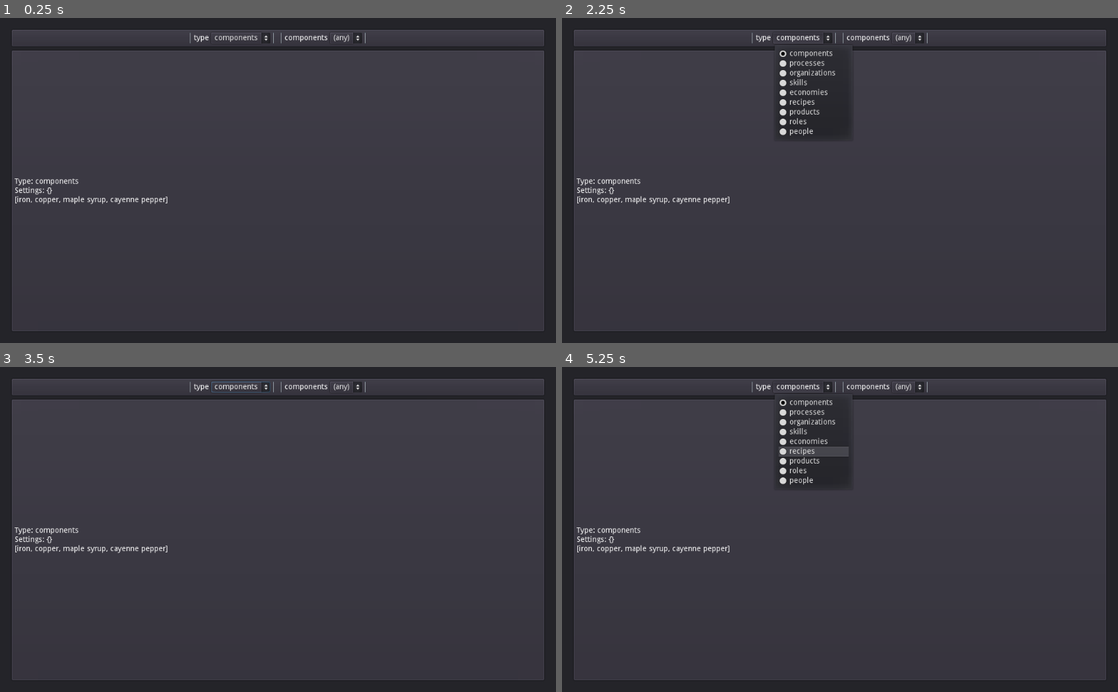
Above: before the commit, frames 1-4 (two rows, left to right).
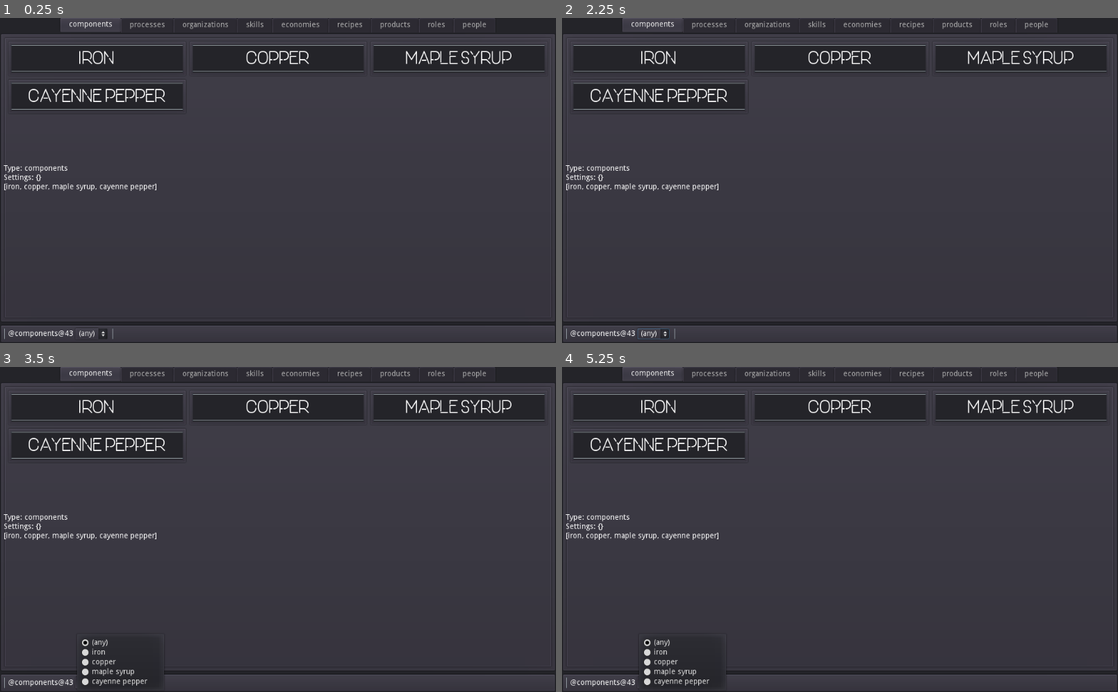
Above: after the commit, the same moments.

Repository: cullumi/pcg-experiment
Game: Godot game, scene res://Main.tscn
The game is run twice, just before and just after one commit, with the same random seed, the same clock (stepped at 60 frames per second) and the same inputs.
Inputs (mouse positions are in pixels of both pictures, inside the frame that each line leads up to):
- Up to frame 1 (0.25 s): no input
- Up to frame 2 (2.25 s): click "(any)" at 0.5 s; click (801, 37) at 1.25 s, where only the run before the commit has a clickable "components"; click (801, 37) at 2 s, where only the run before the commit has a clickable "components"
- Up to frame 3 (3.5 s): click "(any)" at 2.75 s
- Up to frame 4 (5.25 s): click (801, 386) at 3.5 s, where only the run before the commit has a clickable "components"; click "(any)" at 4.25 s; tap Enter at 5 s; hold R (reinitialize) from 5.03 s (still down)

The runs differ from the first frame. In frame 1, 15% of the frame differs, in the area x 0-100%, y 0-100%; in frame 2, 16%; in frame 3, 15%; in frame 4, 16%.

Commit message:
Implemented DBNodeDisplay, Reorganized Options, and Added DBNode Type Tabs
+ Added DBNodeDisplay and DBContentsDisplay for use in displaying pinged database nodes with their names and contents on the DBDisplay.
+ Added Dropdown scene and class to simplify the code in DBOptions as well as make it easier to customize the ui.
+ Made the type dropdown optional (toggled via a checkbox in the inspector).
+ Implemented tabs at the top of the screen for selecting types (it makes far more intuitive sense when using the ui).
+ Fixed Economy.gd error where it was using a signal called "ping_orgs" when it should have been using "ping_organizations".  (ping signals must be in alignment with the database keys because of how it auto-generates structure dependencies using them).
+ Added ONEDAY font

Diff:
--- /dev/null
+++ b/Experiment/Assets/Fonts/ItemName.tres
@@ -0,0 +1,7 @@
+[gd_resource type="DynamicFont" load_steps=2 format=2]
+
+[ext_resource path="res://Assets/Fonts/ONEDAY.ttf" type="DynamicFontData" id=1]
+
+[resource]
+size = 32
+font_data = ExtResource( 1 )
--- a/Experiment/Database/DBNodes/Economy.gd
+++ b/Experiment/Database/DBNodes/Economy.gd
@@ -3,12 +3,12 @@
 class_name Economy
 
 # warning-ignore:unused_signal
-signal ping_orgs
+signal ping_organizations
 
 var orgs : Array
 
 func get_org(org_id):
-	return ping("ping_orgs", {"type":"org_id","value":org_id}, orgs)[0]
+	return ping("ping_organizations", {"type":"org_id","value":org_id}, orgs)[0]
 
 func get_orgs(ind_id):
-	return ping("ping_orgs", {"type":"ind_id","value":ind_id}, orgs)
+	return ping("ping_organizations", {"type":"ind_id","value":ind_id}, orgs)
--- a/Experiment/Database/Generator.gd
+++ b/Experiment/Database/Generator.gd
@@ -100,7 +100,7 @@
 	parent.add_child(economy)
 	economies.append(economy)
 	for org in organizations:
-		economy.connect("ping_orgs", org, "pinged")
+		economy.connect("ping_organizations", org, "pinged")
 
 # Bulk Generators
 
--- /dev/null
+++ b/Experiment/Database/Menu/DBContentDisplay.gd
@@ -0,0 +1,14 @@
+extends HBoxContainer
+
+onready var name_label = $NameLabel
+onready var value_label = $ValueLabel
+
+var value:String
+
+func initialize(c_name:String, c_value:String):
+	name = c_name
+	value = c_value
+
+func _ready():
+	name_label.text = name
+	value_label.text = value
--- /dev/null
+++ b/Experiment/Database/Menu/DBContentDisplay.tscn
@@ -0,0 +1,33 @@
+[gd_scene load_steps=2 format=2]
+
+[ext_resource path="res://Database/Menu/DBContentDisplay.gd" type="Script" id=1]
+
+[node name="Content" type="HBoxContainer"]
+margin_top = 52.0
+margin_right = 956.0
+margin_bottom = 66.0
+script = ExtResource( 1 )
+__meta__ = {
+"_edit_use_anchors_": false
+}
+
+[node name="NameLabel" type="Label" parent="."]
+margin_right = 188.0
+margin_bottom = 14.0
+size_flags_horizontal = 3
+size_flags_stretch_ratio = 0.25
+align = 1
+valign = 1
+
+[node name="VSeparator" type="VSeparator" parent="."]
+margin_left = 192.0
+margin_right = 196.0
+margin_bottom = 14.0
+
+[node name="ValueLabel" type="Label" parent="."]
+margin_left = 200.0
+margin_right = 956.0
+margin_bottom = 14.0
+size_flags_horizontal = 3
+align = 1
+valign = 1
--- /dev/null
+++ b/Experiment/Database/Menu/DBDisplay.tscn
@@ -0,0 +1,56 @@
+[gd_scene load_steps=3 format=2]
+
+[ext_resource path="res://Database/Menu/DBNodeDisplay.tscn" type="PackedScene" id=2]
+[ext_resource path="res://Database/Menu/DisplayPanel.gd" type="Script" id=3]
+
+[node name="display_panel" type="PanelContainer"]
+margin_top = 18.0
+margin_right = 984.0
+margin_bottom = 560.0
+size_flags_horizontal = 3
+size_flags_vertical = 3
+script = ExtResource( 3 )
+__meta__ = {
+"_edit_use_anchors_": false
+}
+nd_scene = ExtResource( 2 )
+
+[node name="item_panel" type="PanelContainer" parent="."]
+margin_left = 7.0
+margin_top = 7.0
+margin_right = 977.0
+margin_bottom = 535.0
+__meta__ = {
+"_edit_use_anchors_": false
+}
+
+[node name="ScrollContainer" type="ScrollContainer" parent="item_panel"]
+margin_left = 7.0
+margin_top = 7.0
+margin_right = 963.0
+margin_bottom = 521.0
+size_flags_horizontal = 3
+follow_focus = true
+scroll_horizontal_enabled = false
+
+[node name="GridContainer" type="GridContainer" parent="item_panel/ScrollContainer"]
+margin_right = 956.0
+size_flags_horizontal = 3
+size_flags_vertical = 2
+columns = 3
+
+[node name="DBNodeDisplay" parent="item_panel/ScrollContainer/GridContainer" instance=ExtResource( 2 )]
+visible = false
+margin_left = 0.0
+margin_top = 0.0
+margin_right = 318.0
+margin_bottom = 66.0
+size_flags_horizontal = 3
+size_flags_vertical = 3
+
+[node name="Label" type="Label" parent="."]
+margin_left = 7.0
+margin_top = 264.0
+margin_right = 977.0
+margin_bottom = 278.0
+text = "Test"
--- /dev/null
+++ b/Experiment/Database/Menu/DBNodeDisplay.gd
@@ -0,0 +1,34 @@
+extends Control
+
+export (PackedScene) var content_scene
+
+onready var container = $VBoxContainer
+onready var name_label = $VBoxContainer/NameLabel
+
+var separators:Array
+var contents:Array
+
+var node_name
+
+func initialize(n_name:String):
+	name = n_name
+	node_name = n_name
+	name_label.text = node_name
+
+#func _ready():
+#	name_label.text = node_name
+
+func add_contents(c_names:Array, c_arrs:Array):
+	for i in range(0, c_names.size()):
+		add_content(c_names[i], c_arrs[i])
+
+func add_content(c_name:String, c_arr:Array):
+	if contents.size() != 0:
+		var separator:HSeparator = HSeparator.new()
+		container.add_child(separator)
+		separators.append(separator)
+	var c_value = Strings.conc_array("", c_arr)
+	var content = content_scene.instance()
+	content.initialize(c_name, c_value)
+	container.add_child(content)
+	contents.append(content)
--- /dev/null
+++ b/Experiment/Database/Menu/DBNodeDisplay.tscn
@@ -0,0 +1,67 @@
+[gd_scene load_steps=4 format=2]
+
+[ext_resource path="res://Assets/Fonts/ItemName.tres" type="DynamicFont" id=1]
+[ext_resource path="res://Database/Menu/DBContentDisplay.tscn" type="PackedScene" id=2]
+[ext_resource path="res://Database/Menu/DBNodeDisplay.gd" type="Script" id=3]
+
+[node name="DBNodeDisplay" type="PanelContainer"]
+margin_left = 7.0
+margin_top = 7.0
+margin_right = 963.0
+margin_bottom = 521.0
+size_flags_horizontal = 11
+size_flags_vertical = 2
+script = ExtResource( 3 )
+__meta__ = {
+"_edit_use_anchors_": false
+}
+content_scene = ExtResource( 2 )
+
+[node name="Panel" type="Panel" parent="."]
+margin_left = 7.0
+margin_top = 7.0
+margin_right = 949.0
+margin_bottom = 507.0
+
+[node name="VBoxContainer" type="VBoxContainer" parent="."]
+margin_left = 7.0
+margin_top = 7.0
+margin_right = 949.0
+margin_bottom = 507.0
+size_flags_vertical = 3
+
+[node name="HSeparator3" type="HSeparator" parent="VBoxContainer"]
+margin_right = 942.0
+margin_bottom = 4.0
+
+[node name="Control" type="Control" parent="VBoxContainer"]
+margin_top = 8.0
+margin_right = 942.0
+margin_bottom = 8.0
+__meta__ = {
+"_edit_use_anchors_": false
+}
+
+[node name="NameLabel" type="Label" parent="VBoxContainer"]
+margin_top = 12.0
+margin_right = 942.0
+margin_bottom = 44.0
+custom_fonts/font = ExtResource( 1 )
+text = "Hello"
+align = 1
+valign = 1
+
+[node name="HSeparator2" type="HSeparator" parent="VBoxContainer"]
+margin_top = 48.0
+margin_right = 942.0
+margin_bottom = 52.0
+
+[node name="DBNodeContent" parent="VBoxContainer" instance=ExtResource( 2 )]
+visible = false
+margin_right = 942.0
+
+[node name="HSeparator" type="HSeparator" parent="VBoxContainer"]
+visible = false
+margin_top = 52.0
+margin_right = 942.0
+margin_bottom = 56.0
--- /dev/null
+++ b/Experiment/Database/Menu/DBOptions.tscn
@@ -0,0 +1,63 @@
+[gd_scene load_steps=3 format=2]
+
+[ext_resource path="res://Database/Menu/OptionsPanel.gd" type="Script" id=1]
+[ext_resource path="res://Utilities/Dropdown.tscn" type="PackedScene" id=2]
+
+[node name="option_panel" type="PanelContainer"]
+margin_right = 984.0
+margin_bottom = 14.0
+size_flags_horizontal = 3
+script = ExtResource( 1 )
+__meta__ = {
+"_edit_use_anchors_": false
+}
+dropdown_scene = ExtResource( 2 )
+
+[node name="GridContainer" type="GridContainer" parent="."]
+margin_left = 7.0
+margin_top = 7.0
+margin_right = 977.0
+margin_bottom = 7.0
+columns = 5
+
+[node name="HBoxContainer" type="HBoxContainer" parent="GridContainer"]
+visible = false
+margin_left = 429.0
+margin_right = 541.0
+margin_bottom = 24.0
+
+[node name="VSeparator" type="VSeparator" parent="GridContainer/HBoxContainer"]
+margin_right = 4.0
+margin_bottom = 24.0
+
+[node name="TypeLabel" type="Label" parent="GridContainer/HBoxContainer"]
+margin_left = 8.0
+margin_top = 5.0
+margin_right = 42.0
+margin_bottom = 19.0
+text = "Type:"
+__meta__ = {
+"_edit_use_anchors_": false
+}
+
+[node name="TypeEdit" type="LineEdit" parent="GridContainer/HBoxContainer"]
+margin_left = 46.0
+margin_right = 104.0
+margin_bottom = 24.0
+expand_to_text_length = true
+
+[node name="Spacer" type="Control" parent="GridContainer/HBoxContainer"]
+margin_left = 46.0
+margin_right = 86.0
+margin_bottom = 40.0
+size_flags_horizontal = 3
+
+[node name="VSeparator3" type="VSeparator" parent="GridContainer/HBoxContainer"]
+margin_left = 108.0
+margin_right = 112.0
+margin_bottom = 24.0
+
+[node name="Dropdown" parent="GridContainer" instance=ExtResource( 2 )]
+visible = false
+
+[connection signal="text_entered" from="GridContainer/HBoxContainer/TypeEdit" to="." method="set_type"]
--- a/Experiment/Database/Menu/DatabaseMenu.gd
+++ b/Experiment/Database/Menu/DatabaseMenu.gd
@@ -1,10 +1,16 @@
-extends Control
+extends ViewportContainer
 
+onready var tabs:TabsPanel = $VBoxContainer/Tabs
 onready var options:OptionsPanel = $VBoxContainer/option_panel
 onready var display:DisplayPanel = $VBoxContainer/display_panel
 
 func _ready():
-	options.initialize()
+	tabs.initialize(options)
+	options.initialize(display)
+
+#func _process(delta):
+#	var window_size = OS.window_size
+#	ratio = window_size.x / window_size.y
 
 func update_menu():
 	display.update_display()
--- a/Experiment/Database/Menu/DatabaseMenu.tscn
+++ b/Experiment/Database/Menu/DatabaseMenu.tscn
@@ -1,14 +1,16 @@
-[gd_scene load_steps=4 format=2]
+[gd_scene load_steps=5 format=2]
 
-[ext_resource path="res://Database/Menu/OptionsPanel.gd" type="Script" id=1]
-[ext_resource path="res://Database/Menu/DisplayPanel.gd" type="Script" id=2]
+[ext_resource path="res://Database/Menu/DBDisplay.tscn" type="PackedScene" id=1]
+[ext_resource path="res://Database/Menu/DBOptions.tscn" type="PackedScene" id=2]
 [ext_resource path="res://Database/Menu/DatabaseMenu.gd" type="Script" id=3]
+[ext_resource path="res://Database/Menu/TypeTabs.gd" type="Script" id=4]
 
-[node name="Menu" type="Control"]
+[node name="Menu" type="ViewportContainer"]
 anchor_right = 1.0
 anchor_bottom = 1.0
 size_flags_horizontal = 3
 size_flags_vertical = 3
+stretch = true
 script = ExtResource( 3 )
 __meta__ = {
 "_edit_use_anchors_": false
@@ -19,76 +21,29 @@
 anchor_bottom = 1.0
 size_flags_horizontal = 3
 size_flags_vertical = 3
+__meta__ = {
+"_edit_use_anchors_": false
+}
 
 [node name="VBoxContainer" type="VBoxContainer" parent="."]
 anchor_right = 1.0
 anchor_bottom = 1.0
-margin_left = 20.0
-margin_top = 20.0
-margin_right = -20.0
-margin_bottom = -20.0
+size_flags_horizontal = 3
 __meta__ = {
 "_edit_use_anchors_": false
 }
 
-[node name="option_panel" type="PanelContainer" parent="VBoxContainer"]
-margin_right = 984.0
-margin_bottom = 14.0
-size_flags_horizontal = 3
-script = ExtResource( 1 )
+[node name="Tabs" type="Tabs" parent="VBoxContainer"]
+margin_right = 1024.0
+margin_bottom = 24.0
+script = ExtResource( 4 )
 
-[node name="HBoxContainer" type="HBoxContainer" parent="VBoxContainer/option_panel"]
-margin_left = 7.0
-margin_top = 7.0
-margin_right = 977.0
-margin_bottom = 7.0
-custom_constants/separation = 10
-alignment = 1
+[node name="display_panel" parent="VBoxContainer" instance=ExtResource( 1 )]
+margin_top = 28.0
+margin_right = 1024.0
+margin_bottom = 582.0
 
-[node name="HBoxContainer" type="HBoxContainer" parent="VBoxContainer/option_panel/HBoxContainer"]
-visible = false
-margin_left = 429.0
-margin_right = 541.0
-margin_bottom = 24.0
-
-[node name="VSeparator" type="VSeparator" parent="VBoxContainer/option_panel/HBoxContainer/HBoxContainer"]
-margin_right = 4.0
-margin_bottom = 24.0
-
-[node name="TypeLabel" type="Label" parent="VBoxContainer/option_panel/HBoxContainer/HBoxContainer"]
-margin_left = 8.0
-margin_top = 5.0
-margin_right = 42.0
-margin_bottom = 19.0
-text = "Type:"
-__meta__ = {
-"_edit_use_anchors_": false
-}
-
-[node name="TypeEdit" type="LineEdit" parent="VBoxContainer/option_panel/HBoxContainer/HBoxContainer"]
-margin_left = 46.0
-margin_right = 104.0
-margin_bottom = 24.0
-expand_to_text_length = true
-
-[node name="VSeparator3" type="VSeparator" parent="VBoxContainer/option_panel/HBoxContainer/HBoxContainer"]
-margin_left = 108.0
-margin_right = 112.0
-margin_bottom = 24.0
-
-[node name="display_panel" type="PanelContainer" parent="VBoxContainer"]
-margin_top = 18.0
-margin_right = 984.0
-margin_bottom = 560.0
-size_flags_horizontal = 3
-size_flags_vertical = 3
-script = ExtResource( 2 )
-
-[node name="Label" type="Label" parent="VBoxContainer/display_panel"]
-margin_left = 7.0
-margin_top = 264.0
-margin_right = 977.0
-margin_bottom = 278.0
-
-[connection signal="settings_changed" from="VBoxContainer/option_panel" to="VBoxContainer/display_panel" method="update_display"]
-[connection signal="text_entered" from="VBoxContainer/option_panel/HBoxContainer/HBoxContainer/TypeEdit" to="VBoxContainer/option_panel" method="set_type"]
+[node name="option_panel" parent="VBoxContainer" instance=ExtResource( 2 )]
+margin_top = 586.0
+margin_right = 1024.0
+margin_bottom = 600.0
--- a/Experiment/Database/Menu/DisplayPanel.gd
+++ b/Experiment/Database/Menu/DisplayPanel.gd
@@ -2,13 +2,35 @@
 
 class_name DisplayPanel
 
+export (PackedScene) var nd_scene
+
+onready var grid = $item_panel/ScrollContainer/GridContainer
 onready var label = $Label
 
-var type_copy = ""
-var req_copy = {}
+var node_displays:Array
+
+var type_copy:String = ""
+var req_copy:Dictionary = {}
+
+func clear_display():
+	for node_display in node_displays:
+		node_display.queue_free()
+	node_displays.clear()
+
+func add_node_displays(nodes):
+	for node in nodes:
+		add_node_display(node.name, node.contents.keys(), node.contents.values())
+
+func add_node_display(node_name:String, content_names:Array, content_arrays:Array):
+	var node_display = nd_scene.instance()
+	grid.add_child(node_display)
+	node_displays.append(node_display)
+	node_display.initialize(node_name)
+	node_display.add_contents(content_names, content_arrays)
 
 func update_display(type:String=type_copy, reqs:Dictionary=req_copy):
 	print("Updating Display")
+	clear_display()
 	if type == "": return
 	var string = "Type: " + type + "\n"
 	string += "Settings: "
@@ -17,6 +39,7 @@
 	var out = Database.get_ping(type, reqs)
 	string = Strings.conc_item(string, out)
 	label.text = string
+	add_node_displays(out)
 	type_copy = type
 	if reqs != req_copy:
 		req_copy = reqs
--- a/Experiment/Database/Menu/OptionsPanel.gd
+++ b/Experiment/Database/Menu/OptionsPanel.gd
@@ -2,7 +2,10 @@
 
 class_name OptionsPanel
 
-onready var container = $HBoxContainer
+export (PackedScene) var dropdown_scene
+export (bool) var types_builtin
+
+onready var container = $GridContainer
 var type_dropdown
 var dropdowns:Array
 
@@ -14,10 +17,12 @@
 var settings:Dictionary = {}
 var dependencies:Dictionary = {}
 
-func initialize():
-	types = Database.get_keys()
-	type_dropdown = add_dropdown("type", types, "set_type")
-	type = types[0]
+func initialize(display):
+	if types_builtin:
+		types = Database.get_keys()
+		type_dropdown = add_dropdown("type", types, "set_type")
+		type = types[0]
+	connect("settings_changed", display, "update_display")
 	update_settings()
 
 func update_settings():
@@ -43,28 +48,20 @@
 	dropdowns.clear()
 
 func add_dropdown(key, op_keys, select_signal, binds=[]):
-	var hbox = HBoxContainer.new()
-	var lbl = Label.new()
-	var lsptr = VSeparator.new()
-	var rsptr = VSeparator.new()
-	var dd:OptionButton = OptionButton.new()
-	lbl.text = key
-	for op in op_keys:
-		dd.add_item(op)
+	var dropdown:Dropdown = dropdown_scene.instance()
+	dropdown.initialize(key, op_keys)
 # warning-ignore:return_value_discarded
-	dd.connect("item_selected", self, select_signal, binds)
-	container.add_child(hbox)
-	hbox.add_child(lsptr)
-	hbox.add_child(lbl)
-	hbox.add_child(dd)
-	hbox.add_child(rsptr)
-	return hbox
+	dropdown.connect("item_selected", self, select_signal, binds)
+	container.add_child(dropdown)
+	return dropdown
 
 
 # Signal Triggers
 
-func set_type(type_index:int):
-	var new_type = types[type_index]
+func set_type(type_id):
+	var new_type = type_id
+	if (type_id is int):
+		new_type = types[type_id]
 	type = new_type
 	update_settings()
 
@@ -88,6 +85,7 @@
 
 func rec_erase_req(path:Array, cur_index:int, current_dict:Dictionary):
 	if cur_index+1 >= path.size():
+# warning-ignore:return_value_discarded
 		current_dict.erase(path[cur_index])
 #		current_dict.clear()
 	else:
--- /dev/null
+++ b/Experiment/Database/Menu/TypeTabs.gd
@@ -0,0 +1,13 @@
+extends Tabs
+
+class_name TabsPanel
+
+var types:Array
+
+func initialize(options):
+	types = Database.get_keys()
+	options.types = types
+	for type in types:
+		add_tab(type)
+	connect("tab_changed", options, "set_type")
+	options.set_type(types[0])
--- /dev/null
+++ b/Experiment/Utilities/Dropdown.gd
@@ -0,0 +1,23 @@
+extends HBoxContainer
+
+class_name Dropdown
+
+signal item_selected
+
+onready var label = $Label
+onready var option_button = $OptionButton
+
+var options:Array
+
+func initialize(d_name, d_options):
+	name = d_name
+	options = d_options
+
+func _ready():
+	label.text = name
+	for op in options:
+		option_button.add_item(op)
+	option_button.connect("item_selected", self, "_on_item_selected")
+
+func _on_item_selected(index:int):
+	emit_signal("item_selected", index)
--- /dev/null
+++ b/Experiment/Utilities/Dropdown.tscn
@@ -0,0 +1,37 @@
+[gd_scene load_steps=2 format=2]
+
+[ext_resource path="res://Utilities/Dropdown.gd" type="Script" id=1]
+
+[node name="Dropdown" type="HBoxContainer"]
+margin_right = 53.0
+margin_bottom = 20.0
+script = ExtResource( 1 )
+__meta__ = {
+"_edit_use_anchors_": false
+}
+
+[node name="VSeparator" type="VSeparator" parent="."]
+margin_right = 4.0
+margin_bottom = 20.0
+
+[node name="Label" type="Label" parent="."]
+margin_left = 8.0
+margin_top = 3.0
+margin_right = 8.0
+margin_bottom = 17.0
+
+[node name="OptionButton" type="OptionButton" parent="."]
+margin_left = 12.0
+margin_right = 41.0
+margin_bottom = 20.0
+
+[node name="Control" type="Control" parent="."]
+margin_left = 45.0
+margin_right = 45.0
+margin_bottom = 20.0
+size_flags_horizontal = 3
+
+[node name="VSeparator2" type="VSeparator" parent="."]
+margin_left = 49.0
+margin_right = 53.0
+margin_bottom = 20.0
--- a/Experiment/project.godot
+++ b/Experiment/project.godot
@@ -23,6 +23,11 @@
 "class": "DisplayPanel",
 "language": "GDScript",
 "path": "res://Database/Menu/DisplayPanel.gd"
+}, {
+"base": "HBoxContainer",
+"class": "Dropdown",
+"language": "GDScript",
+"path": "res://Utilities/Dropdown.gd"
 }, {
 "base": "DBNode",
 "class": "Economy",
@@ -78,11 +83,17 @@
 "class": "Strings",
 "language": "GDScript",
 "path": "res://Utilities/Strings.gd"
+}, {
+"base": "Tabs",
+"class": "TabsPanel",
+"language": "GDScript",
+"path": "res://Database/Menu/TypeTabs.gd"
 } ]
 _global_script_class_icons={
 "Component": "",
 "DBNode": "",
 "DisplayPanel": "",
+"Dropdown": "",
 "Economy": "",
 "Generator": "",
 "OptionsPanel": "",
@@ -93,7 +104,8 @@
 "Recipe": "",
 "Role": "",
 "Skill": "",
-"Strings": ""
+"Strings": "",
+"TabsPanel": ""
 }
 
 [application]
@@ -107,6 +119,10 @@
 Database="*res://Database/Database.gd"
 DevCommands="*res://Utilities/DevCommands.gd"
 DatabaseMenu="*res://Database/Menu/DatabaseMenu.tscn"
+
+[display]
+
+window/stretch/aspect="keep"
 
 [input]
 
Binary file added: Experiment/Assets/Fonts/ONEDAY.ttf
